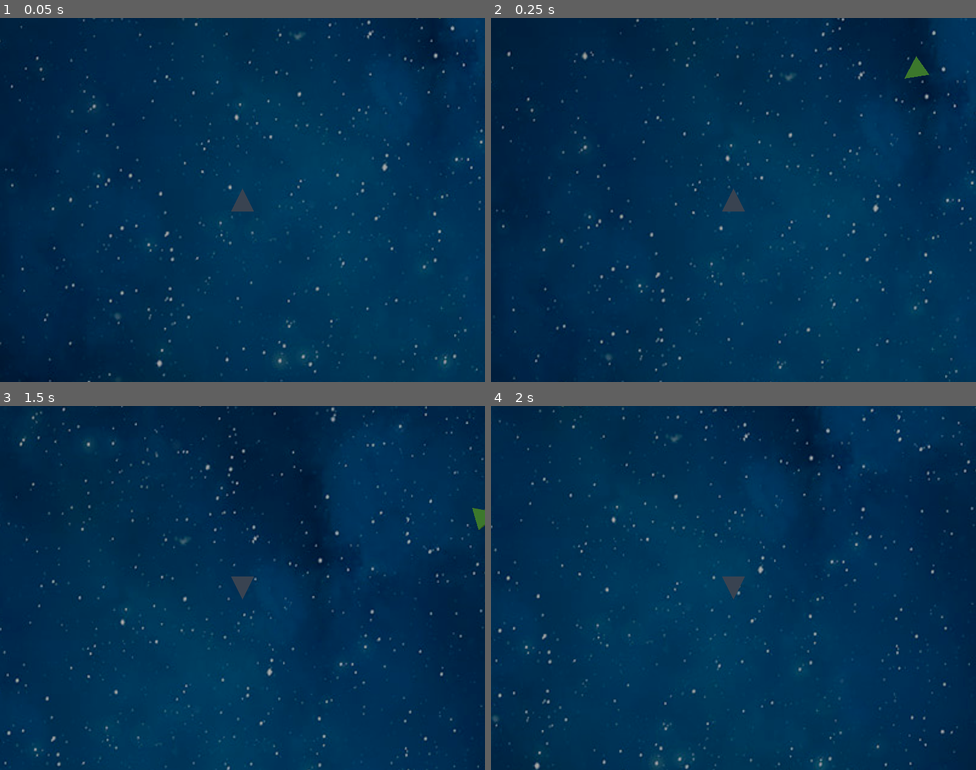
Above: before the commit, frames 1-4 (two rows, left to right).
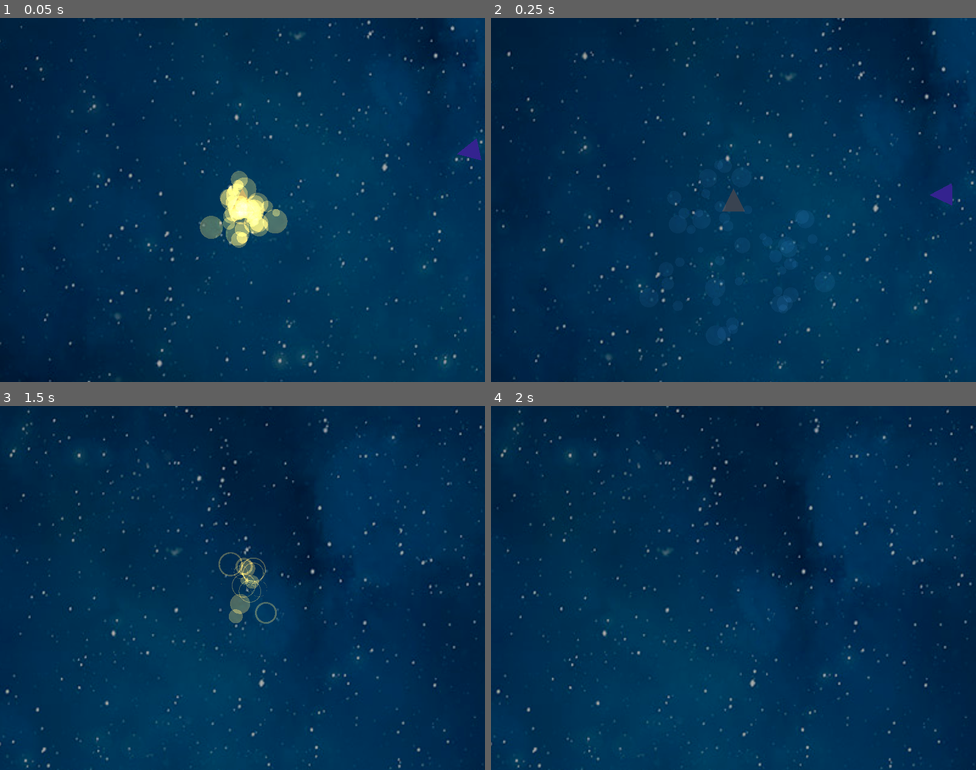
Above: after the commit, the same moments.

Repository: davis-trem/Bosconian3D
Game: Godot game, scene res://scenes/battle_field.tscn
Two runs of this game, one before a commit and one after it. Both use one fixed random seed, a clock stepped at 60 frames per second and the inputs below.
Inputs:
- Up to frame 1 (0.05 s): no input
- Up to frame 2 (0.25 s): no input
- Up to frame 3 (1.5 s): hold Right (ui_right) 0.53-1.28 s; hold Shift (toggle_camera) 0.53-1.28 s; hold Down (ui_down) from 1.28 s (still down); tap Shift (toggle_camera) at 1.35 s
- Up to frame 4 (2 s): keep holding Down (ui_down)

The runs differ from the first frame. In frame 1, 2.1% of the frame differs, in the area x 41-100%, y 0-64%; in frame 2, 0.6%; in frame 3, 4.1%; in frame 4, 6.1%, in the area x 0-100%, y 0-100%.

Commit message:
dead explosion

Diff:
--- /dev/null
+++ b/client/material/explosion.tres
@@ -0,0 +1,28 @@
+[gd_resource type="ParticleProcessMaterial" load_steps=5 format=3 uid="uid://dyjt7ovq66kg2"]
+
+[sub_resource type="Gradient" id="Gradient_my5vk"]
+offsets = PackedFloat32Array(0.113821, 0.382114, 0.650406)
+colors = PackedColorArray(1, 0.74902, 0, 1, 1, 0.470588, 0, 1, 0, 0, 0, 1)
+
+[sub_resource type="GradientTexture1D" id="GradientTexture1D_x4154"]
+gradient = SubResource("Gradient_my5vk")
+
+[sub_resource type="Curve" id="Curve_8xosn"]
+_data = [Vector2(0, 0), 0.0, 0.0, 0, 0, Vector2(0.224638, 1), 0.0, 0.0, 0, 0, Vector2(0.702899, 0.702128), 0.0, 0.0, 0, 0, Vector2(1, 0.180851), 0.0, 0.0, 0, 0]
+point_count = 4
+
+[sub_resource type="CurveTexture" id="CurveTexture_jejib"]
+curve = SubResource("Curve_8xosn")
+
+[resource]
+emission_shape = 1
+emission_sphere_radius = 1.5
+direction = Vector3(0, 0, 0)
+gravity = Vector3(0, 0, 0)
+radial_accel_min = 4.49
+radial_accel_max = 4.49
+scale_min = 0.5
+scale_max = 2.0
+scale_curve = SubResource("CurveTexture_jejib")
+color = Color(0.752941, 0.662745, 0.133333, 1)
+color_ramp = SubResource("GradientTexture1D_x4154")
--- /dev/null
+++ b/client/material/explosion_mesh.tres
@@ -0,0 +1,15 @@
+[gd_resource type="SphereMesh" load_steps=2 format=3 uid="uid://brfr5ke57xdgp"]
+
+[sub_resource type="StandardMaterial3D" id="StandardMaterial3D_u340f"]
+transparency = 1
+blend_mode = 1
+vertex_color_use_as_albedo = true
+albedo_color = Color(1, 1, 0.792157, 1)
+billboard_mode = 3
+billboard_keep_scale = true
+particles_anim_h_frames = 1
+particles_anim_v_frames = 1
+particles_anim_loop = false
+
+[resource]
+material = SubResource("StandardMaterial3D_u340f")
--- a/client/project.godot
+++ b/client/project.godot
@@ -14,6 +14,10 @@
 run/main_scene="res://scenes/battle_field.tscn"
 config/features=PackedStringArray("4.0", "GL Compatibility")
 config/icon="res://icon.svg"
+
+[autoload]
+
+ParticleCache="res://scripts/particle_cache.gd"
 
 [display]
 
--- a/client/scenes/battle_field.tscn
+++ b/client/scenes/battle_field.tscn
@@ -3,7 +3,7 @@
 [ext_resource type="Script" path="res://scripts/battle_field.gd" id="1_ppidl"]
 [ext_resource type="Texture2D" uid="uid://crxuq6nlbjkut" path="res://images/space.jpg" id="2_ero2m"]
 [ext_resource type="PackedScene" uid="uid://b0848qla8civx" path="res://scenes/player.tscn" id="2_l8kc8"]
-[ext_resource type="PackedScene" uid="uid://dfeb48jdhn3uu" path="res://scenes/spy_ship.tscn" id="3_ncsei"]
+[ext_resource type="PackedScene" uid="uid://cyl30fo8vec0m" path="res://scenes/i_type_fighter.tscn" id="2_yhwv4"]
 
 [sub_resource type="ProceduralSkyMaterial" id="ProceduralSkyMaterial_vil3s"]
 
@@ -34,8 +34,8 @@
 
 [node name="Player" parent="." instance=ExtResource("2_l8kc8")]
 
-[node name="SpyShip" parent="." instance=ExtResource("3_ncsei")]
-transform = Transform3D(1, 0, 0, 0, 1, 0, 0, 0, 1, 9.25144, 0, -8.99343)
+[node name="ITypeFighter" parent="." instance=ExtResource("2_yhwv4")]
+transform = Transform3D(1, 0, 0, 0, 1, 0, 0, 0, 1, 10.0992, 0, -2.61694)
 
 [node name="Sprite3D" type="Sprite3D" parent="."]
 transform = Transform3D(-2.56586e-07, 5.348, -4.38862e-08, 0, -2.33769e-07, -1.004, -5.87, -2.33769e-07, 1.91833e-15, 0, -3, 0)
@@ -108,4 +108,10 @@
 [node name="CollisionShape3D" type="CollisionShape3D" parent="BorderArea"]
 shape = SubResource("BoxShape3D_emdh6")
 
+[node name="SpectadorCamera" type="Camera3D" parent="."]
+transform = Transform3D(1, 0, 0, 0, -4.37114e-08, 1, 0, -1, -4.37114e-08, 0, 13.575, 0)
+projection = 1
+size = 16.0
+
+[connection signal="has_died" from="Player" to="." method="_on_player_has_died"]
 [connection signal="body_exited" from="BorderArea" to="." method="_on_border_area_body_exited"]
--- /dev/null
+++ b/client/scenes/explosion.tscn
@@ -0,0 +1,17 @@
+[gd_scene load_steps=4 format=3 uid="uid://bxxfvyl5r25w5"]
+
+[ext_resource type="Material" uid="uid://dyjt7ovq66kg2" path="res://material/explosion.tres" id="1_er47o"]
+[ext_resource type="Script" path="res://scripts/explosion.gd" id="1_jhkkh"]
+[ext_resource type="SphereMesh" uid="uid://brfr5ke57xdgp" path="res://material/explosion_mesh.tres" id="2_5u1g2"]
+
+[node name="Explosion" type="GPUParticles3D"]
+emitting = false
+amount = 50
+lifetime = 1.24
+one_shot = true
+speed_scale = 4.5
+explosiveness = 1.0
+visibility_aabb = AABB(-1, -1, -1, 2, 2, 2)
+process_material = ExtResource("1_er47o")
+draw_pass_1 = ExtResource("2_5u1g2")
+script = ExtResource("1_jhkkh")
--- a/client/scenes/player.tscn
+++ b/client/scenes/player.tscn
@@ -7,7 +7,7 @@
 
 [sub_resource type="PrismMesh" id="PrismMesh_ufqxy"]
 
-[node name="Player" type="StaticBody3D" groups=["player"]]
+[node name="Player" type="CharacterBody3D" groups=["player"]]
 collision_mask = 6
 script = ExtResource("1_dr5rk")
 
--- a/client/scripts/battle_field.gd
+++ b/client/scripts/battle_field.gd
@@ -5,12 +5,7 @@
 
 @onready var border_area = $BorderArea
 @onready var border_area_shape = $BorderArea/CollisionShape3D
-
-
-# Called when the node enters the scene tree for the first time.
-func _ready():
-	print('working....')
-	pass # Replace with function body.
+@onready var spectador_camera = $SpectadorCamera
 
 
 func _physics_process(delta):
@@ -24,3 +19,8 @@
 		body.global_position.x = -body.global_position.x
 	if Util.FIELD_HEIGHT <= abs(body.global_position.z):
 		body.global_position.z = -body.global_position.z
+
+
+func _on_player_has_died(position):
+	spectador_camera.global_position = position
+	spectador_camera.current = true
--- /dev/null
+++ b/client/scripts/explosion.gd
@@ -0,0 +1,9 @@
+extends GPUParticles3D
+
+var time := 0.0
+
+
+func _process(delta):
+	time += delta
+	if time >= lifetime:
+		queue_free()
--- a/client/scripts/i_type_fighter.gd
+++ b/client/scripts/i_type_fighter.gd
@@ -15,8 +15,11 @@
 		self,
 		get_tree().get_nodes_in_group('player')
 	)
+	if closest_player == null:
+		return
+	var player_pos = Util.get_closest_position(self, closest_player)
 
-	look_at(Util.get_closest_position(self, closest_player))
+	look_at(player_pos)
 
 	var direction = Vector2(-cos(rotation.y), -sin(rotation.y)).normalized()
 	velocity.x = direction.y * speed
--- a/client/scripts/p_type_fighter.gd
+++ b/client/scripts/p_type_fighter.gd
@@ -20,6 +20,8 @@
 		self,
 		get_tree().get_nodes_in_group('player')
 	)
+	if closest_player == null:
+		return
 	var player_pos = Util.get_closest_position(self, closest_player)
 
 	if global_position.distance_to(player_pos) <= radius:
--- /dev/null
+++ b/client/scripts/particle_cache.gd
@@ -0,0 +1,9 @@
+extends Node
+
+var explosion_scene = preload('res://scenes/explosion.tscn')
+
+
+func _ready():
+	var e: GPUParticles3D = explosion_scene.instantiate()
+	e.emitting = true
+	add_child(e)
--- a/client/scripts/player.gd
+++ b/client/scripts/player.gd
@@ -1,19 +1,20 @@
-extends StaticBody3D
+extends CharacterBody3D
+
+var explosion_scene = preload('res://scenes/explosion.tscn')
 
 
 @onready var _collision_shape = $CollisionShape3D
 @onready var _top_down_camera = $TopDownCamera3D
 @onready var _cockpit_camera = $CockpitCamera3D
 
-@export var speed = 9
+signal has_died(position: Vector3)
 
+var speed = 9
 var move_direction = Vector3(0, 0, -1)
-var velocity = Vector3(0, 0, move_direction.z * speed)
 
 
-# Called when the node enters the scene tree for the first time.
 func _ready():
-	pass # Replace with function body.
+	velocity = Vector3(0, 0, move_direction.z * speed)
 
 
 func _input(event):
@@ -34,7 +35,9 @@
 	elif _top_down_camera.current:
 		handle_top_down_movement()
 
-	move_and_collide(velocity * delta)
+	var collision := move_and_collide(velocity * delta)
+	if collision:
+		die()
 
 
 func handle_top_down_movement():
@@ -65,3 +68,12 @@
 		velocity.z = direction.x * speed
 	else:
 		rotation.z = Vector3(0, 0, rotation.z).move_toward(Vector3(0, 0, 0), 0.02).z
+
+
+func die():
+	emit_signal('has_died', global_position)
+	var explosion := explosion_scene.instantiate()
+	get_tree().current_scene.add_child(explosion)
+	explosion.global_position = global_position
+	explosion.emitting = true
+	queue_free()
--- a/client/scripts/spy_ship.gd
+++ b/client/scripts/spy_ship.gd
@@ -24,6 +24,8 @@
 		self,
 		get_tree().get_nodes_in_group('player')
 	)
+	if closest_player == null:
+		return
 	var player_pos = Util.get_closest_position(self, closest_player)
 
 	look_at(player_pos)
